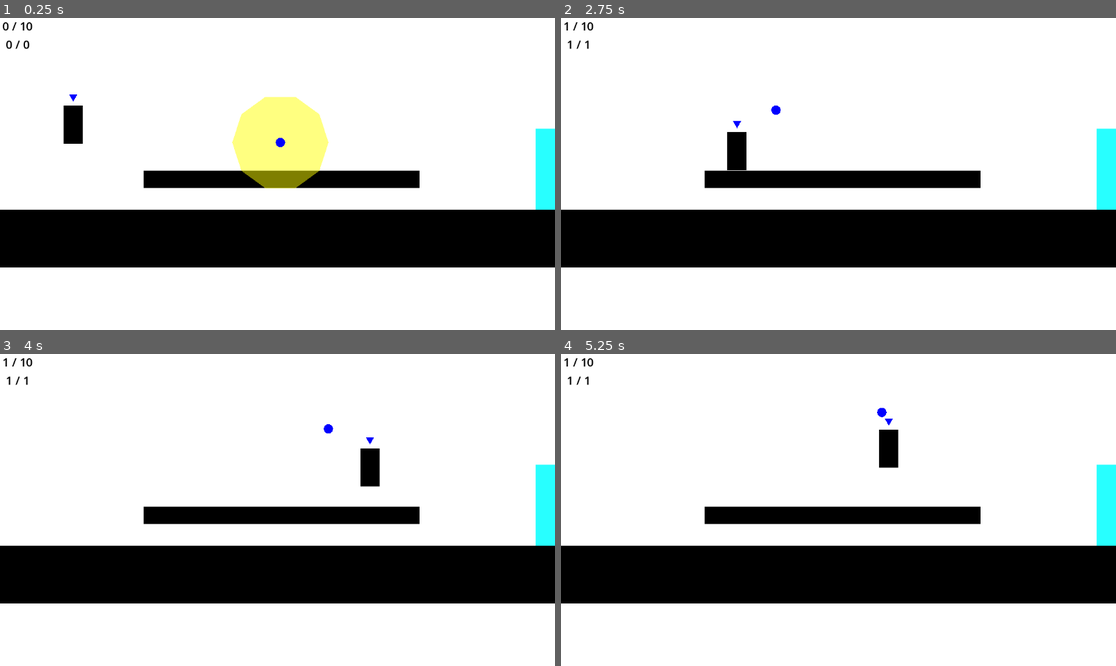
Above: before the commit, frames 1-4 (two rows, left to right).
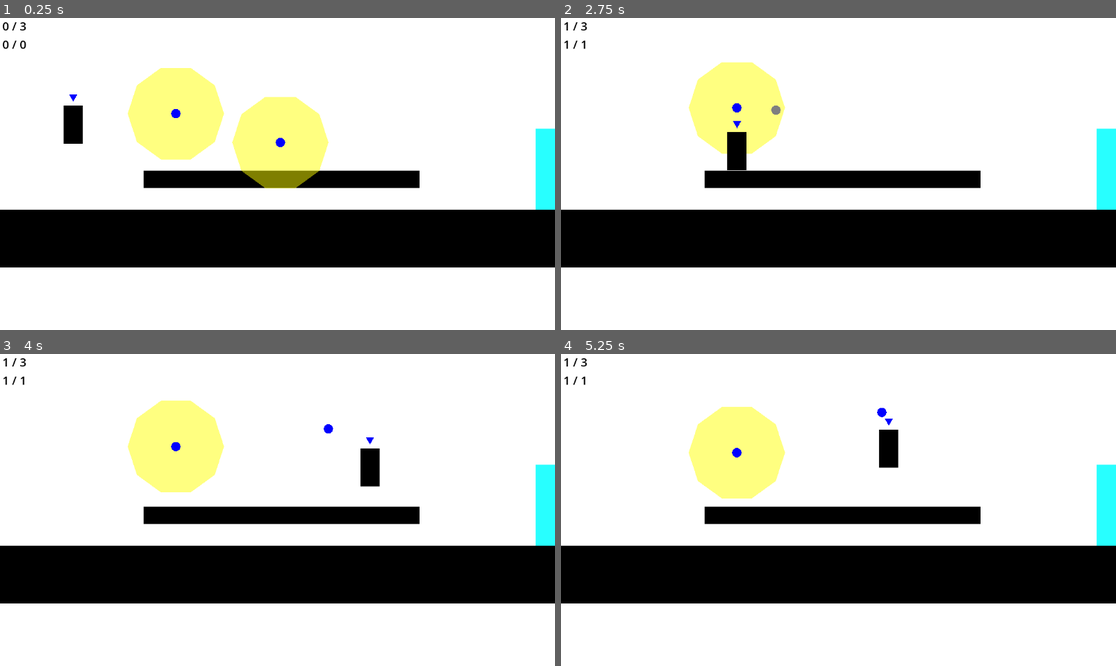
Above: after the commit, the same moments.

Repository: BaconEggsRL/ld56
Game: Godot game, scene res://game.tscn
Same seed, same stepped clock (60 frames per second), same inputs: the game is played once before the commit and once after it.
Inputs (mouse positions are in pixels of both pictures, inside the frame that each line leads up to):
- Up to frame 1 (0.25 s): no input
- Up to frame 2 (2.75 s): move the mouse to (960, 158) at 0.52 s; hold Shift (charge_throw) 0.53-1.28 s; hold Right (ui_right) 0.53-2.03 s; tap Ctrl (change_control) at 0.6 s; tap Space (jump) at 0.77, 1.07, 1.52, 1.82 s; move the mouse to (727, 189) at 1.27 s; tap Shift (charge_throw) at 1.35 s; tap E (interact) at 1.55, 2.1 s; move the mouse to (894, 105) at 2.02 s; hold Left (ui_left) from 2.03 s (still down); right-click (894, 105) at 2.3 s
- Up to frame 3 (4 s): move the mouse to (249, 572) at 2.77 s; release Left (ui_left) at 2.78 s; hold Right (ui_right) from 2.78 s (still down); right-click (249, 572) at 2.85 s; tap Space (jump) at 3.02, 3.32, 3.77 s; tap Tab (switch_actor) at 3.05, 3.6 s; move the mouse to (444, 556) at 3.52 s; click (444, 556) at 3.8 s
- Up to frame 4 (5.25 s): tap Space (jump) at 4.07, 4.52, 4.55, 4.82, 5.1 s; move the mouse to (672, 463) at 4.27 s; release Right (ui_right) at 4.28 s; hold Left (ui_left) 4.28-5.03 s; click (672, 463) at 4.35 s; move the mouse to (866, 510) at 5.02 s; hold Right (ui_right) from 5.03 s (still down)

The runs differ from the first frame. In frame 1, 4.1% of the frame differs, in the area x 0-41%, y 1-46%; in frame 2, 3.8%; in frame 3, 4.1%; in frame 4, 4.1%.

Commit message:
gameover

Diff:
--- a/entities/player.gd
+++ b/entities/player.gd
@@ -1,5 +1,6 @@
 extends CharacterBody2D
 
+@onready var NUM_FRIENDS_TOTAL : int = get_tree().get_node_count_in_group("friend")
 
 const MAX_TIME := 12. # Sec
 const TIME_STEP := 0.1 # Sec
@@ -16,6 +17,8 @@
 signal request_return
 signal changed_control
 signal friend_thrown
+
+signal game_over
 
 # jumping
 @onready var jumping = false
@@ -52,6 +55,14 @@
 # interactables
 @onready var interactables : Array[InteractableComponent] = []
 
+@onready var handle_input := true
+
+
+func gameover() -> void:
+	print("GAMEOVER")
+	self.handle_input = false
+	game_over.emit()
+
 
 
 # when friend is first collected
@@ -69,12 +80,17 @@
 	print("(collect) control = ", friend.control_number)
 
 	# num friends collected
-	var collected_string = "%s / 10" % str(num_friends_collected)
+	var collected_string = "%s / %s" % [str(num_friends_collected), str(NUM_FRIENDS_TOTAL)]
 	self.num_friends_collected_label.text = collected_string
 
 	# num friends available
 	var available_string = "%s / %s" % [str(num_friends_returned), str(num_friends_collected)]
 	self.num_friends_returned_label.text = available_string
+
+	#######################################
+	# check if game is over
+	if num_friends_collected >= NUM_FRIENDS_TOTAL:
+		gameover()
 
 
 
@@ -281,7 +297,12 @@
 
 func _ready() -> void:
 	RenderingServer.set_default_clear_color(Color(1,1,1,1))
-	self.num_friends_collected_label.text = "0 / 10"
+
+	# Define a format string with placeholder '%s'
+	var format_string ="0 / %s"
+	var actual_string = format_string % str(NUM_FRIENDS_TOTAL)
+	self.num_friends_collected_label.text = actual_string
+
 	control_marker.visible = self.in_control
 	_on_death(false)
 
@@ -326,37 +347,37 @@
 		self._on_death()
 
 	# Check for return
-	if Input.is_action_just_pressed("return"):
+	if Input.is_action_just_pressed("return") and handle_input:
 		if friends_thrown.size() > 0:
 			sound.get_node("return").play()
 			request_return.emit()
 
 	# Check if changing input
 	if num_friends_collected > 0:
-		if Input.is_action_just_pressed("switch_actor"): # and is_on_floor():
+		if Input.is_action_just_pressed("switch_actor") and handle_input:
 			if friends_thrown.size() < 2:
 				self.change_control()
 			else:
 				self.change_actor()
 
-		if Input.is_action_just_pressed("change_control"): # and is_on_floor():
+		if Input.is_action_just_pressed("change_control") and handle_input:
 			self.change_control()
 
 		# if player in control
 		if in_control:
 			# throw
-			if Input.is_action_pressed("charge_throw"):
+			if Input.is_action_pressed("charge_throw") and handle_input:
 				self.charge_throw(true)
 				if Input.is_action_just_pressed("throw"):
 					self.throw()
 
-			if Input.is_action_just_released("charge_throw"):
+			if Input.is_action_just_released("charge_throw") and handle_input:
 				self.charge_throw(false)
 
 
 	if in_control:
 
-		if Input.is_action_just_pressed("interact") and in_control:
+		if Input.is_action_just_pressed("interact") and handle_input:
 			for i in interactables:
 				print("interacting with: ", i)
 				i._on_interacted_with(self)
@@ -377,7 +398,7 @@
 					jump_buffer = false
 
 
-		if Input.is_action_just_pressed("jump"):
+		if Input.is_action_just_pressed("jump") and handle_input:
 			if (is_on_floor() or coyote) and jumping == false:  # jump_available
 				if is_on_floor():
 					jump()
@@ -390,7 +411,9 @@
 
 		# Get the input direction and handle the movement/deceleration.
 		# As good practice, you should replace UI actions with custom gameplay actions.
-		var direction := Input.get_axis("ui_left", "ui_right")
+		var direction
+		if handle_input:
+			direction = Input.get_axis("ui_left", "ui_right")
 		if direction:
 			velocity.x = direction * SPEED
 		else:
--- a/game.tscn
+++ b/game.tscn
@@ -1,9 +1,12 @@
-[gd_scene load_steps=13 format=3 uid="uid://6b2hd2hrhx83"]
+[gd_scene load_steps=16 format=3 uid="uid://6b2hd2hrhx83"]
 
 [ext_resource type="PackedScene" uid="uid://cyfn0qt3k4q2i" path="res://entities/player.tscn" id="1_fln6j"]
 [ext_resource type="PackedScene" uid="uid://cgf7ujs3uu2pv" path="res://entities/friend.tscn" id="2_fmk3c"]
 [ext_resource type="PackedScene" uid="uid://cn2dgvuk02dhd" path="res://objects/lever.tscn" id="2_tckwm"]
 [ext_resource type="Script" path="res://camera_2d.gd" id="3_b10ns"]
+[ext_resource type="Script" path="res://gameover.gd" id="5_0ipdp"]
+[ext_resource type="LabelSettings" uid="uid://ohstfx0j2cjg" path="res://objects/header.tres" id="6_3hnhf"]
+[ext_resource type="LabelSettings" uid="uid://c0tsoxqpuedc1" path="res://objects/body.tres" id="7_4prw0"]
 
 [sub_resource type="RectangleShape2D" id="RectangleShape2D_jsomm"]
 size = Vector2(1456, 118)
@@ -31,6 +34,7 @@
 font_color = Color(0, 0, 0, 1)
 
 [node name="game" type="Node2D"]
+process_mode = 1
 
 [node name="Control" type="Control" parent="."]
 layout_mode = 3
@@ -169,10 +173,10 @@
 position = Vector2(582, 255)
 
 [node name="friend2" parent="friends" instance=ExtResource("2_fmk3c")]
-position = Vector2(2745, 227)
+position = Vector2(365, 195)
 
 [node name="friend3" parent="friends" instance=ExtResource("2_fmk3c")]
-position = Vector2(3065, 182)
+position = Vector2(1326, 267)
 
 [node name="respawn" type="Node2D" parent="."]
 
@@ -206,6 +210,39 @@
 text = "0 / 0"
 label_settings = SubResource("LabelSettings_v2lyb")
 horizontal_alignment = 1
+
+[node name="gameover" type="CanvasLayer" parent="Camera2D"]
+process_mode = 3
+visible = false
+script = ExtResource("5_0ipdp")
+
+[node name="bg" type="ColorRect" parent="Camera2D/gameover"]
+custom_minimum_size = Vector2(1152, 648)
+offset_right = 1152.0
+offset_bottom = 648.0
+
+[node name="win_label" type="Label" parent="Camera2D/gameover" groups=["win_label"]]
+anchors_preset = 8
+anchor_left = 0.5
+anchor_top = 0.5
+anchor_right = 0.5
+anchor_bottom = 0.5
+offset_left = -209.0
+offset_top = -213.0
+offset_right = 215.0
+offset_bottom = -81.0
+grow_horizontal = 2
+grow_vertical = 2
+text = "YOU WIN"
+label_settings = ExtResource("6_3hnhf")
+
+[node name="msg_label" type="Label" parent="Camera2D/gameover" groups=["win_label"]]
+offset_left = 507.0
+offset_top = 280.0
+offset_right = 654.0
+offset_bottom = 325.0
+text = "Congrats!"
+label_settings = ExtResource("7_4prw0")
 
 [node name="player" parent="." node_paths=PackedStringArray("num_friends_collected_label", "num_friends_returned_label", "camera", "respawn") instance=ExtResource("1_fln6j")]
 position = Vector2(152, 232)
@@ -213,3 +250,5 @@
 num_friends_returned_label = NodePath("../Camera2D/GridContainer/num_friends_returned")
 camera = NodePath("../Camera2D")
 respawn = NodePath("../respawn")
+
+[connection signal="game_over" from="player" to="Camera2D/gameover" method="_on_player_game_over"]
--- /dev/null
+++ b/gameover.gd
@@ -0,0 +1,46 @@
+extends CanvasLayer
+
+const LERP_SPEED = 4.0
+
+@onready var fade_bg = $bg
+@onready var game_over = false
+
+
+@onready var bg_hidden_color = Color(1,1,1,0)
+@onready var bg_color = Color(1,1,1,1)
+
+@onready var label_hidden_color = Color(0,0,0,0)
+@onready var label_color = Color(0,0,0,1)
+
+@onready var labels = get_tree().get_nodes_in_group("win_label")
+
+
+func _ready() -> void:
+	self.hide()
+	# set hidden colors
+	fade_bg.color = bg_hidden_color
+	for label in labels:
+		label.label_settings.font_color = label_hidden_color
+
+
+func _on_player_game_over() -> void:
+	print("GAMEOVER menu")
+	self.game_over = true
+
+
+func _physics_process(delta: float) -> void:
+	if game_over:
+
+		self.show()
+
+		# lerp colors and check when over
+		fade_bg.color = fade_bg.color.lerp(bg_color, delta * LERP_SPEED)
+
+		for label in labels:
+			label.label_settings.font_color = label.label_settings.font_color.lerp(label_color, delta * LERP_SPEED/2)
+
+			if fade_bg.color.is_equal_approx(bg_color) or label.label_settings.font_color.is_equal_approx(label_color):
+				print("DONE")
+				get_tree().paused = true
+				set_physics_process(false)
+				break
--- /dev/null
+++ b/objects/body.tres
@@ -0,0 +1,5 @@
+[gd_resource type="LabelSettings" format=3 uid="uid://c0tsoxqpuedc1"]
+
+[resource]
+font_size = 32
+font_color = Color(0, 0, 0, 1)
--- /dev/null
+++ b/objects/header.tres
@@ -0,0 +1,5 @@
+[gd_resource type="LabelSettings" format=3 uid="uid://ohstfx0j2cjg"]
+
+[resource]
+font_size = 96
+font_color = Color(0, 0, 0, 1)
--- a/project.godot
+++ b/project.godot
@@ -22,6 +22,7 @@
 wall=""
 friend=""
 camera=""
+win_label=""
 
 [input]
 
Not shown, changed: goals.txt
